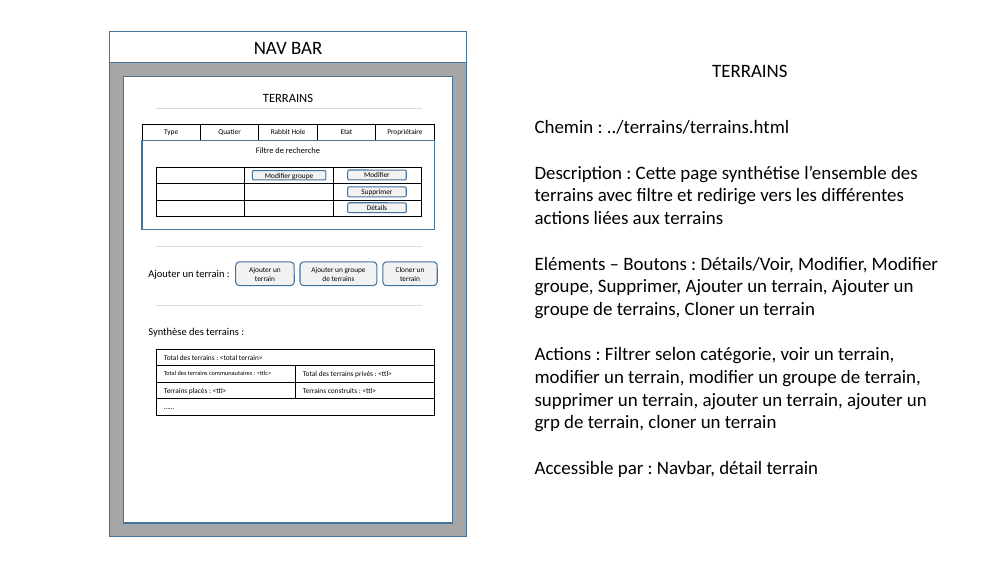
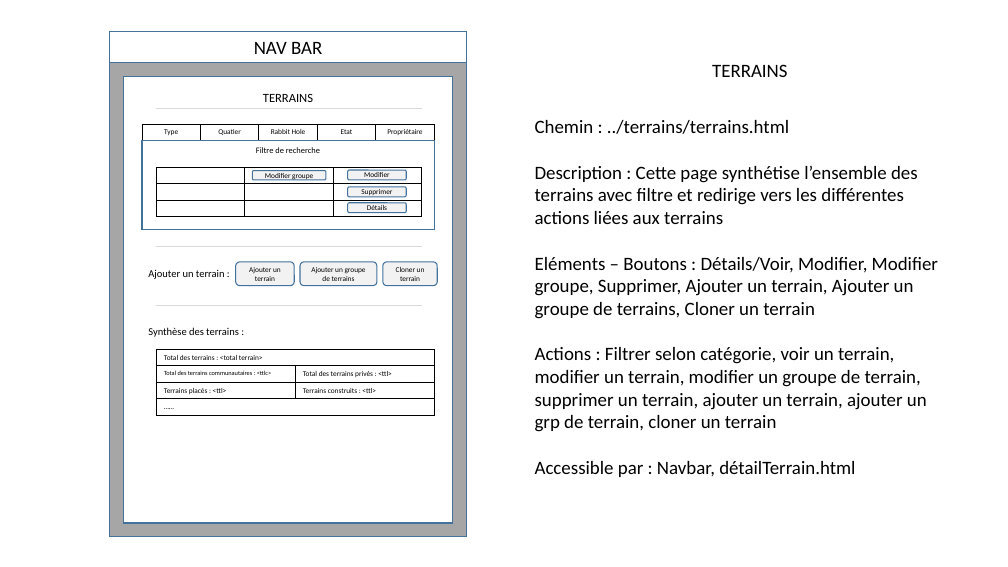
Before and after one commit to marie-aure/docs, a slide deck: slide 3 of Présentation1.pptx. Drawn at 1008x567 pixels with LibreOffice and Linux fonts; fonts in the diff are those of the drawing. Boxes give left, top, right and bottom in pixels: in the first picture for what was removed or moved away, otherwise in the second. Text is boxed around its words. In the diff, an @@ line names an element or a change of style, - is before the commit and + after.

```diff
--- a/Présentation1.pptx
+++ b/Présentation1.pptx
@@ text at (535, 461, 855, 477): text changed @@
-Accessible par : Navbar, détail terrain
+Accessible par : Navbar, détailTerrain.html
```
Also in this commit, not shown: 1 other slide changed, 1 slide added.
